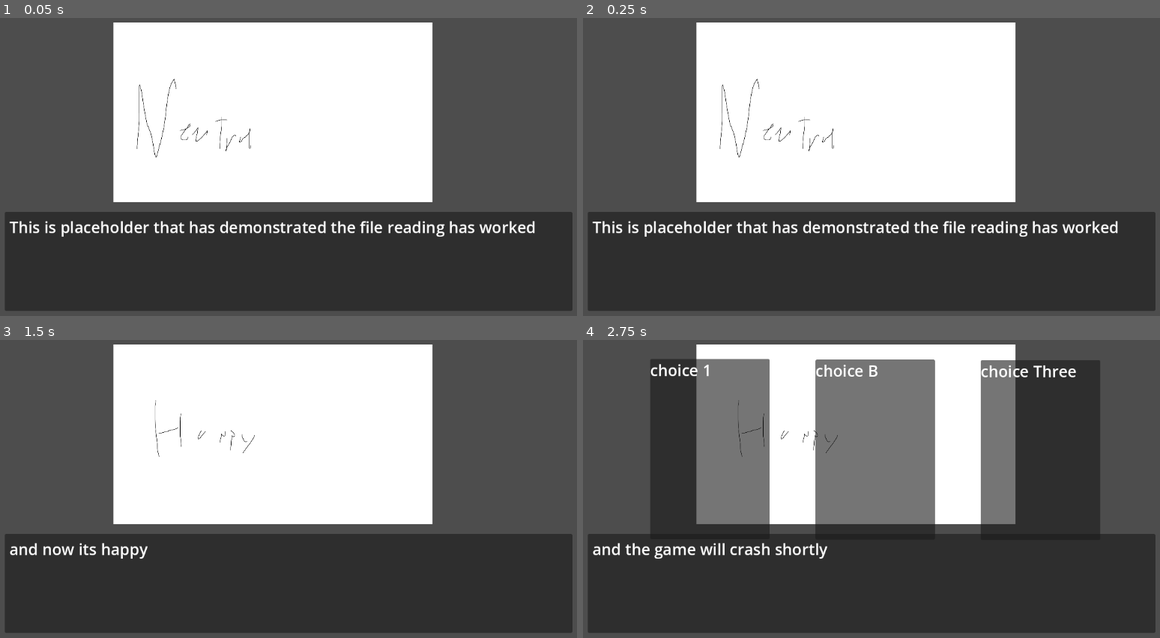
Above: before the commit, frames 1-4 (two rows, left to right).
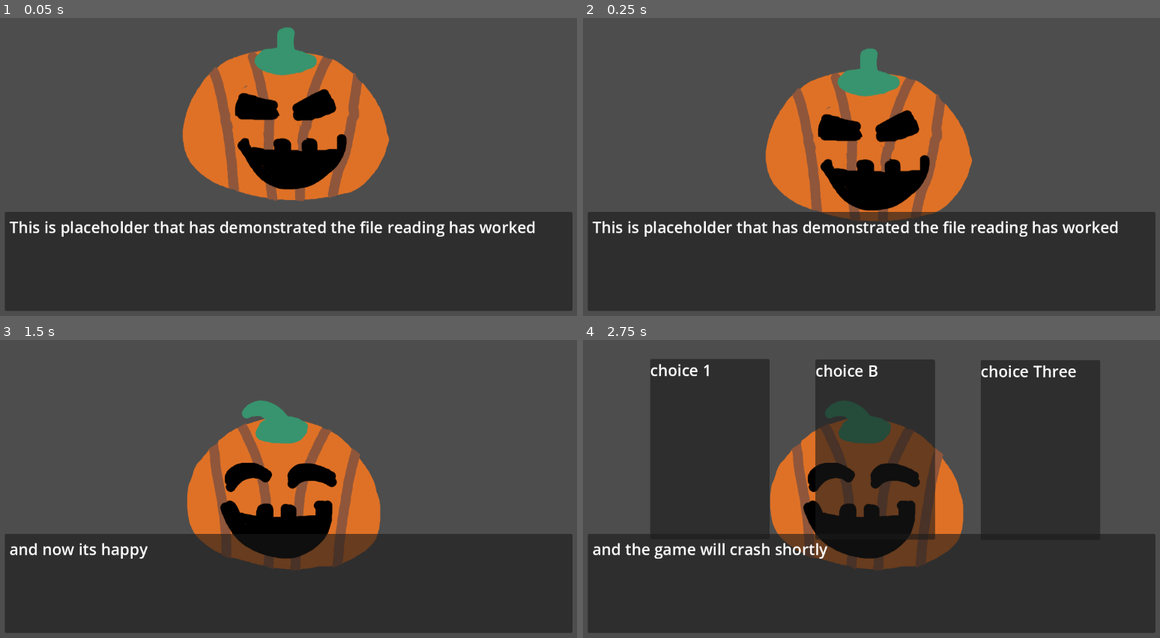
Above: after the commit, the same moments.

Repository: EuanGould/BlongersQuest2
Game: Godot game, scene res://Scenes/Dialogue.tscn
The game is run twice, just before and just after one commit, with the same random seed, the same clock (stepped at 60 frames per second) and the same inputs.
Inputs:
- Up to frame 1 (0.05 s): no input
- Up to frame 2 (0.25 s): no input
- Up to frame 3 (1.5 s): tap Space (progressDialogue) at 0.6, 1.35 s
- Up to frame 4 (2.75 s): tap Enter at 2 s; tap Space (progressDialogue) at 2.1 s

The runs differ from the first frame. In frame 1, 33% of the frame differs, in the area x 19-75%, y 1-62%; in frame 2, 35%; in frame 3, 37%, in the area x 19-75%, y 1-78%; in frame 4, 36%.

Commit message:
portrait uses animation track

Diff:
--- a/Scenes/Dialogue.tscn
+++ b/Scenes/Dialogue.tscn
@@ -2,8 +2,8 @@
 
 [ext_resource type="PackedScene" uid="uid://bvp21gvjs4kk0" path="res://Scenes/dialoguebox.tscn" id="1_34wqy"]
 [ext_resource type="Script" uid="uid://nr153tqj5iux" path="res://Scenes/dialoguemanager.gd" id="1_cq6to"]
-[ext_resource type="PackedScene" uid="uid://djl2oopi082r" path="res://Scenes/potrait.tscn" id="3_cq6to"]
 [ext_resource type="PackedScene" uid="uid://bjlnmc3m1iri1" path="res://Scenes/choice_box.tscn" id="4_vqc68"]
+[ext_resource type="PackedScene" uid="uid://bndtjnqtwrm2g" path="res://Scenes/new_portrait.tscn" id="4_yfiq0"]
 
 [node name="Control" type="Control"]
 layout_mode = 3
@@ -21,11 +21,6 @@
 offset_right = -32.0
 offset_bottom = -27.0
 
-[node name="Portrait" parent="." instance=ExtResource("3_cq6to")]
-position = Vector2(544, 238)
-scale = Vector2(0.26659, 0.26659)
-animation = &"happy"
-
 [node name="ChoiceBox" parent="." instance=ExtResource("4_vqc68")]
 visible = false
 layout_mode = 0
@@ -35,4 +30,7 @@
 grow_horizontal = 1
 grow_vertical = 1
 
+[node name="NewPortrait" parent="." instance=ExtResource("4_yfiq0")]
+z_index = -10
+
 [connection signal="choice_made" from="ChoiceBox" to="." method="_on_choice_box_choice_made"]
--- a/Scenes/dialoguemanager.gd
+++ b/Scenes/dialoguemanager.gd
@@ -13,8 +13,8 @@
 
 func _ready():
 	in_choice = false
-	waiting = true
-	portrait = $Portrait
+	waiting = false
+	portrait = $NewPortrait
 	dialogue_box = $DialogueBox
 	choices_box = $ChoiceBox
 	file = 'res://Text/testtextfile.txt'
@@ -48,15 +48,15 @@
 		skip_to("<END>")
 	else:
 		dialogue_box.setText(dialogue[dialogue_index])
-		waiting = false
+		waiting = true
 
 func _process(delta: float) -> void:
-	if waiting and not in_choice:
+	if not waiting and not in_choice:
 		updateDialogue()
 		dialogue_index += 1
 
 	if Input.is_action_just_pressed("progressDialogue") and not in_choice:
-		waiting = true
+		waiting = false
 
 
 func _on_choice_box_choice_made(choice_id: Variant) -> void:
--- /dev/null
+++ b/Scenes/new_portrait.gd
@@ -0,0 +1,4 @@
+extends Sprite2D
+
+func setExpression(id):
+	$AnimationPlayer.play(id)
--- /dev/null
+++ b/Scenes/new_portrait.tscn
@@ -0,0 +1,166 @@
+[gd_scene load_steps=12 format=3 uid="uid://bndtjnqtwrm2g"]
+
+[ext_resource type="Texture2D" uid="uid://dl8s7gei842ni" path="res://Images/pumpkin/pumpkinneutral.png" id="1_skkwd"]
+[ext_resource type="Script" uid="uid://cbpy8sbplpo1d" path="res://Scenes/new_portrait.gd" id="2_58hvf"]
+[ext_resource type="Texture2D" uid="uid://6ib4v81cgcw5" path="res://Images/pumpkin/pumpkinhappy.png" id="3_7w1yf"]
+[ext_resource type="Texture2D" uid="uid://do14nrs70tw8w" path="res://Images/pumpkin/pumpkinunhappy.png" id="4_fnvqe"]
+[ext_resource type="Texture2D" uid="uid://b7o02pfdnmtsv" path="res://Images/pumpkin/pumpkinangry.png" id="5_xae3w"]
+
+[sub_resource type="Animation" id="Animation_58hvf"]
+resource_name = "pumpkinneutral"
+loop_mode = 1
+tracks/0/type = "value"
+tracks/0/imported = false
+tracks/0/enabled = true
+tracks/0/path = NodePath(".:texture")
+tracks/0/interp = 1
+tracks/0/loop_wrap = true
+tracks/0/keys = {
+"times": PackedFloat32Array(0),
+"transitions": PackedFloat32Array(1),
+"update": 1,
+"values": [ExtResource("1_skkwd")]
+}
+tracks/1/type = "value"
+tracks/1/imported = false
+tracks/1/enabled = true
+tracks/1/path = NodePath(".:position")
+tracks/1/interp = 2
+tracks/1/loop_wrap = true
+tracks/1/keys = {
+"times": PackedFloat32Array(0, 0.500939, 1),
+"transitions": PackedFloat32Array(1, 1, 1),
+"update": 0,
+"values": [Vector2(541, 257), Vector2(541, 350), Vector2(541, 257)]
+}
+
+[sub_resource type="Animation" id="Animation_7w1yf"]
+length = 0.001
+tracks/0/type = "value"
+tracks/0/imported = false
+tracks/0/enabled = true
+tracks/0/path = NodePath(".:texture")
+tracks/0/interp = 1
+tracks/0/loop_wrap = true
+tracks/0/keys = {
+"times": PackedFloat32Array(0),
+"transitions": PackedFloat32Array(1),
+"update": 1,
+"values": [ExtResource("1_skkwd")]
+}
+tracks/1/type = "value"
+tracks/1/imported = false
+tracks/1/enabled = true
+tracks/1/path = NodePath(".:position")
+tracks/1/interp = 1
+tracks/1/loop_wrap = true
+tracks/1/keys = {
+"times": PackedFloat32Array(0),
+"transitions": PackedFloat32Array(1),
+"update": 0,
+"values": [Vector2(0, 0)]
+}
+
+[sub_resource type="Animation" id="Animation_fnvqe"]
+resource_name = "pumpkinhappy"
+length = 0.25
+loop_mode = 1
+tracks/0/type = "value"
+tracks/0/imported = false
+tracks/0/enabled = true
+tracks/0/path = NodePath(".:texture")
+tracks/0/interp = 1
+tracks/0/loop_wrap = true
+tracks/0/keys = {
+"times": PackedFloat32Array(0),
+"transitions": PackedFloat32Array(1),
+"update": 1,
+"values": [ExtResource("3_7w1yf")]
+}
+tracks/1/type = "value"
+tracks/1/imported = false
+tracks/1/enabled = true
+tracks/1/path = NodePath(".:position")
+tracks/1/interp = 1
+tracks/1/loop_wrap = true
+tracks/1/keys = {
+"times": PackedFloat32Array(0, 0.1, 0.233333),
+"transitions": PackedFloat32Array(1, 1, 1),
+"update": 0,
+"values": [Vector2(541, 207), Vector2(541, 350), Vector2(541, 207)]
+}
+
+[sub_resource type="Animation" id="Animation_xae3w"]
+resource_name = "pumpkinunhappy"
+loop_mode = 1
+tracks/0/type = "value"
+tracks/0/imported = false
+tracks/0/enabled = true
+tracks/0/path = NodePath(".:texture")
+tracks/0/interp = 1
+tracks/0/loop_wrap = true
+tracks/0/keys = {
+"times": PackedFloat32Array(0),
+"transitions": PackedFloat32Array(1),
+"update": 1,
+"values": [ExtResource("4_fnvqe")]
+}
+tracks/1/type = "value"
+tracks/1/imported = false
+tracks/1/enabled = true
+tracks/1/path = NodePath(".:position")
+tracks/1/interp = 1
+tracks/1/loop_wrap = true
+tracks/1/keys = {
+"times": PackedFloat32Array(0),
+"transitions": PackedFloat32Array(1),
+"update": 0,
+"values": [Vector2(541, 257)]
+}
+
+[sub_resource type="Animation" id="Animation_wy1uf"]
+resource_name = "pumpkinangry"
+length = 0.07
+loop_mode = 1
+tracks/0/type = "value"
+tracks/0/imported = false
+tracks/0/enabled = true
+tracks/0/path = NodePath(".:texture")
+tracks/0/interp = 1
+tracks/0/loop_wrap = true
+tracks/0/keys = {
+"times": PackedFloat32Array(0),
+"transitions": PackedFloat32Array(1),
+"update": 1,
+"values": [ExtResource("5_xae3w")]
+}
+tracks/1/type = "value"
+tracks/1/imported = false
+tracks/1/enabled = true
+tracks/1/path = NodePath(".:position")
+tracks/1/interp = 1
+tracks/1/loop_wrap = true
+tracks/1/keys = {
+"times": PackedFloat32Array(0, 0.0333333, 0.0666667),
+"transitions": PackedFloat32Array(1, 1, 1),
+"update": 1,
+"values": [Vector2(541, 257), Vector2(530, 260), Vector2(541, 257)]
+}
+
+[sub_resource type="AnimationLibrary" id="AnimationLibrary_fnvqe"]
+_data = {
+&"RESET": SubResource("Animation_7w1yf"),
+&"pumpkinangry": SubResource("Animation_wy1uf"),
+&"pumpkinhappy": SubResource("Animation_fnvqe"),
+&"pumpkinneutral": SubResource("Animation_58hvf"),
+&"pumpkinunhappy": SubResource("Animation_xae3w")
+}
+
+[node name="NewPortrait" type="Sprite2D"]
+texture = ExtResource("1_skkwd")
+script = ExtResource("2_58hvf")
+
+[node name="AnimationPlayer" type="AnimationPlayer" parent="."]
+libraries = {
+&"": SubResource("AnimationLibrary_fnvqe")
+}
--- a/Scenes/potrait.tscn
+++ b/Scenes/potrait.tscn
@@ -1,8 +1,13 @@
-[gd_scene load_steps=5 format=3 uid="uid://djl2oopi082r"]
+[gd_scene load_steps=10 format=3 uid="uid://djl2oopi082r"]
 
 [ext_resource type="Texture2D" uid="uid://dksph2qk8esnl" path="res://Images/Test/Happy.png" id="1_04c0g"]
 [ext_resource type="Texture2D" uid="uid://b4pm3p7ip14wf" path="res://Images/Test/Neutral.png" id="2_uk0wo"]
+[ext_resource type="Texture2D" uid="uid://b7o02pfdnmtsv" path="res://Images/pumpkin/pumpkinangry.png" id="3_ec6pr"]
 [ext_resource type="Script" uid="uid://cjbwpqxt6pe3n" path="res://Scenes/potrait.gd" id="3_uk0wo"]
+[ext_resource type="Texture2D" uid="uid://crlqo0dh2jfja" path="res://Images/pumpkin/pumpkinblush.png" id="4_d2n8x"]
+[ext_resource type="Texture2D" uid="uid://6ib4v81cgcw5" path="res://Images/pumpkin/pumpkinhappy.png" id="5_evl8o"]
+[ext_resource type="Texture2D" uid="uid://do14nrs70tw8w" path="res://Images/pumpkin/pumpkinunhappy.png" id="6_81moa"]
+[ext_resource type="Texture2D" uid="uid://dl8s7gei842ni" path="res://Images/pumpkin/pumpkinneutral.png" id="6_evl8o"]
 
 [sub_resource type="SpriteFrames" id="SpriteFrames_ec6pr"]
 animations = [{
@@ -21,9 +26,49 @@
 "loop": true,
 "name": &"neutral",
 "speed": 5.0
+}, {
+"frames": [{
+"duration": 1.0,
+"texture": ExtResource("3_ec6pr")
+}],
+"loop": true,
+"name": &"pumpkinangry",
+"speed": 5.0
+}, {
+"frames": [{
+"duration": 1.0,
+"texture": ExtResource("4_d2n8x")
+}],
+"loop": true,
+"name": &"pumpkinblush",
+"speed": 5.0
+}, {
+"frames": [{
+"duration": 1.0,
+"texture": ExtResource("5_evl8o")
+}],
+"loop": true,
+"name": &"pumpkinhappy",
+"speed": 5.0
+}, {
+"frames": [{
+"duration": 1.0,
+"texture": ExtResource("6_evl8o")
+}],
+"loop": true,
+"name": &"pumpkinneutral",
+"speed": 5.0
+}, {
+"frames": [{
+"duration": 1.0,
+"texture": ExtResource("6_81moa")
+}],
+"loop": true,
+"name": &"pumpkinunhappy",
+"speed": 5.0
 }]
 
 [node name="Portrait" type="AnimatedSprite2D"]
 sprite_frames = SubResource("SpriteFrames_ec6pr")
-animation = &"neutral"
+animation = &"pumpkinangry"
 script = ExtResource("3_uk0wo")
Not shown, added: Images/blonger/blonger.png.import
Not shown, added: Images/eye/eyeangry.png.import
Not shown, added: Images/eye/eyeblush.png.import
Not shown, added: Images/eye/eyehappy.png.import
Not shown, added: Images/eye/eyeneutral.png.import
Not shown, added: Images/eye/eyeunhappy.png.import
Not shown, added: Images/pumpkin/pumpkinangry.png.import
Not shown, added: Images/pumpkin/pumpkinblush.png.import
Not shown, added: Images/pumpkin/pumpkinhappy.png.import
Not shown, added: Images/pumpkin/pumpkinneutral.png.import
Not shown, added: Images/pumpkin/pumpkinunhappy.png.import
Not shown, added: Scenes/new_portrait.gd.uid
(and 2 more such lines)
